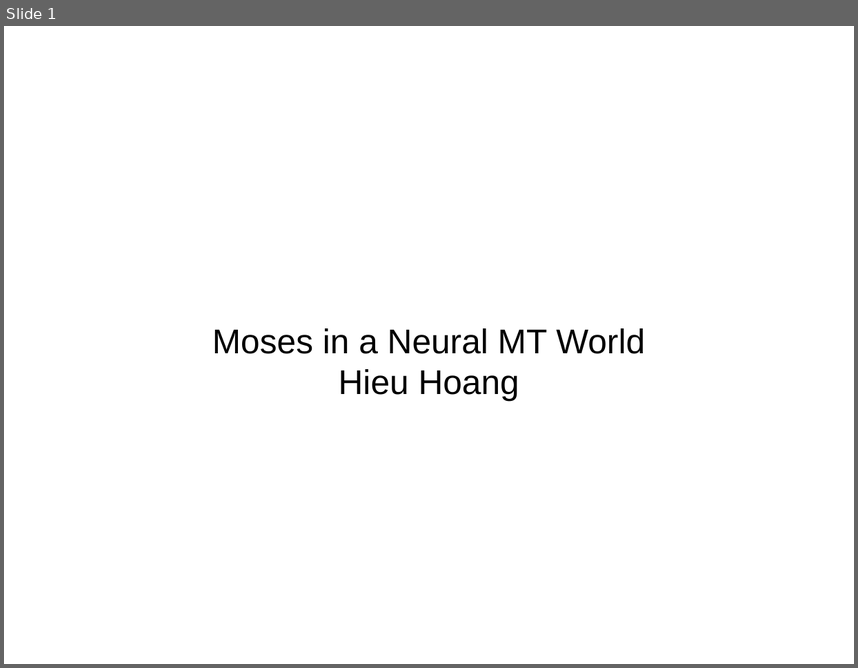
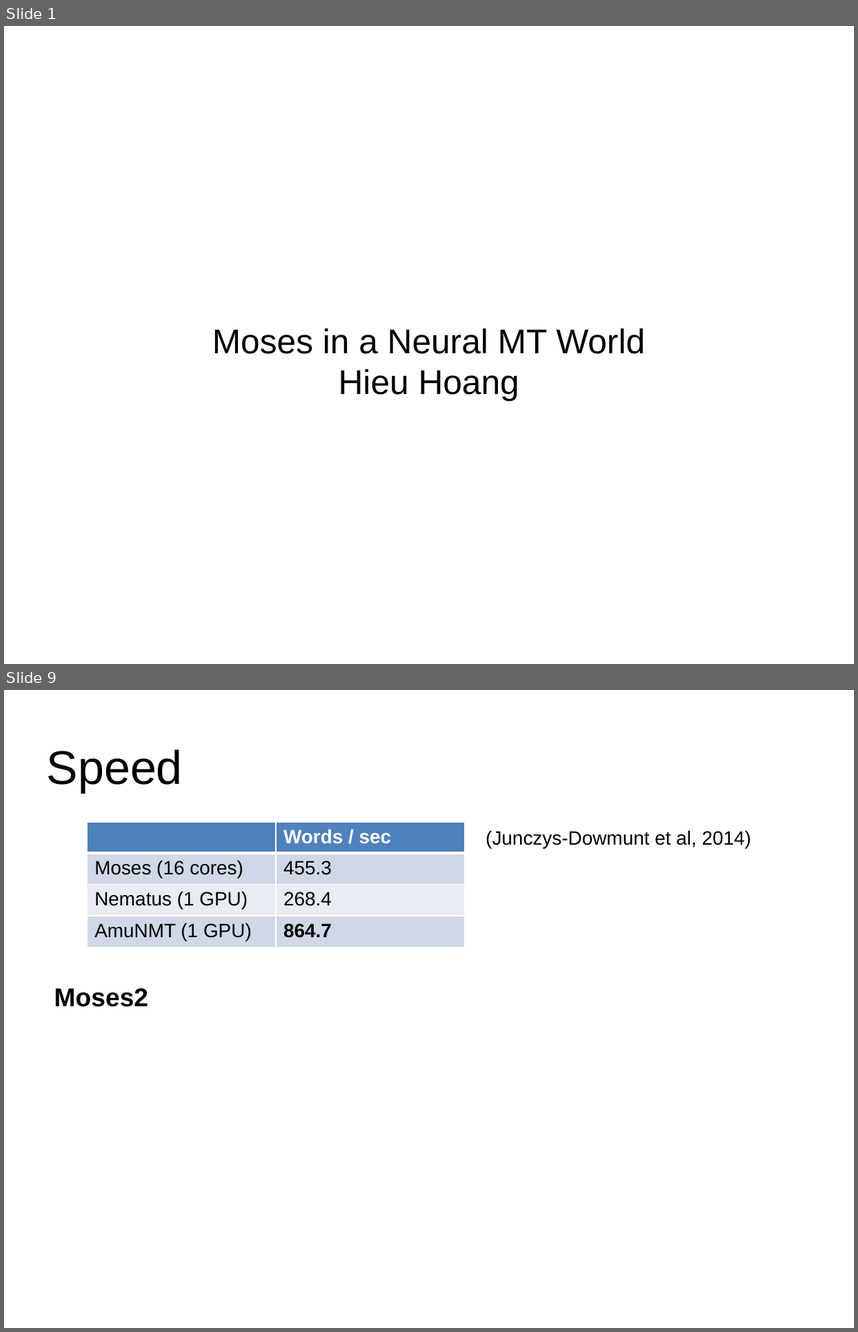
Before and after one commit to hieuhoang/papers, a slide deck: mtma17/slides.pptx. Shown one above the other, each under a label of ours: slide 1 before the commit, slides 1 and 9 after it; the slides between them are not shown. The pictures are 858x668 and 858x1332 pixels, drawn with LibreOffice and Linux fonts; fonts in the diff are those of the drawing. Boxes give left, top, right and bottom in pixels: in the first picture for what was removed or moved away, otherwise in the second. Text is boxed around its words. In the diff, an @@ line names an element or a change of style, - is before the commit and + after.

```diff
--- a/mtma17/slides.pptx
+++ b/mtma17/slides.pptx
@@ slide 9 added at <box>4,690,854,1328</box>, background #FFFFFF @@
@@ title added at <box>47,749,183,792</box>, 44 pt, text #000000 @@
+Speed
@@ table added at <box>87,822,464,947</box>, 4 rows, 2 columns @@
+ | Words / sec
+Moses (16 cores) | 455.3
+Nematus (1 GPU) | 268.4
+AmuNMT (1 GPU) | 864.7
@@ text added at <box>486,830,751,848</box>, 18 pt, text #000000 @@
+(Junczys-Dowmunt et al, 2014)
@@ text added at <box>54,988,149,1007</box>, 24 pt, text #000000, bold @@
+Moses2
```
Also in this commit, not shown: 1 slide changed, 5 other slides added, 1 slide removed.
